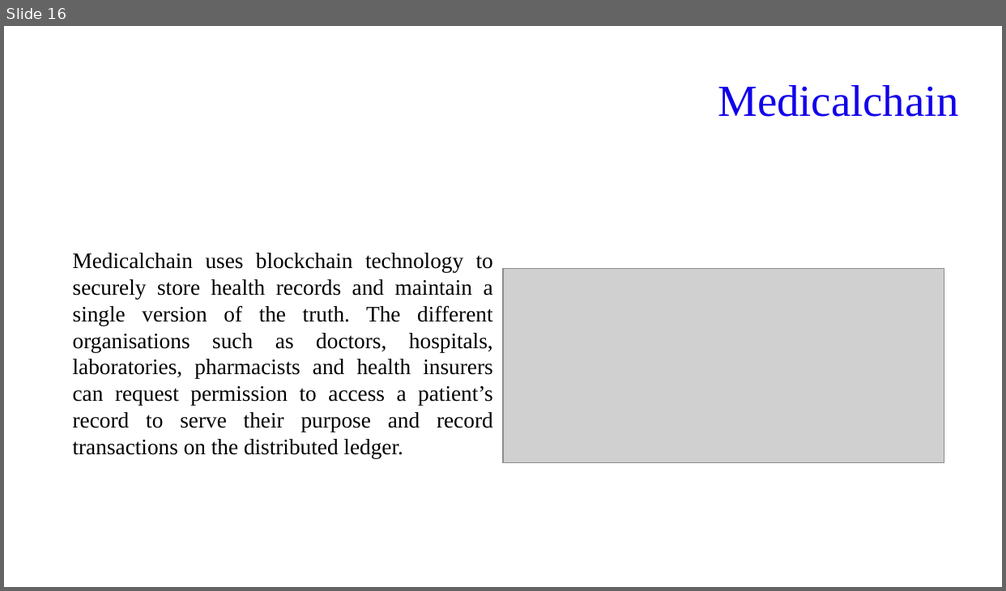
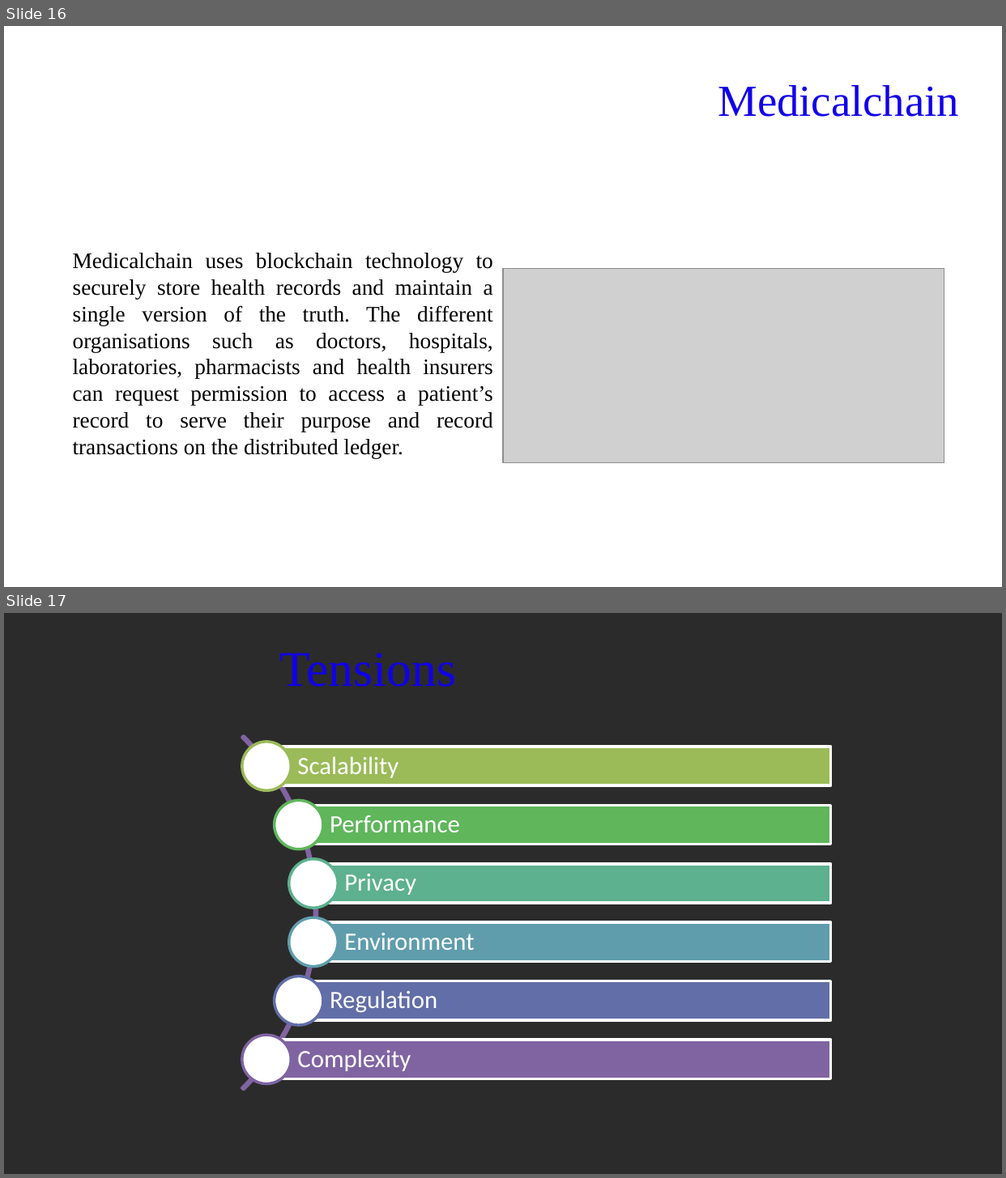
Before and after one commit to FIVIL/KtuPresentation, a slide deck: Blockchain 101.pptx. Shown one above the other, each under a label of ours: slide 16 before the commit, slides 16 and 17 after it. The pictures are 1006x591 and 1006x1178 pixels, drawn with LibreOffice and Linux fonts; fonts in the diff are those of the drawing; grey boxes stand for pictures; background and template pictures are left out; a plain dark background stands for a picture behind light text. Boxes give left, top, right and bottom in pixels: in the first picture for what was removed or moved away, otherwise in the second. Text is boxed around its words. In the diff, an @@ line names an element or a change of style, - is before the commit and + after.

```diff
--- a/Blockchain 101.pptx
+++ b/Blockchain 101.pptx
@@ slide 17 added at (x1=4, y1=613, x2=1002, y2=1174), background picture (left out) @@
@@ title added at (x1=279, y1=653, x2=456, y2=687), 36 pt, text #1100EA @@
+Tensions
@@ group added at (x1=4, y1=663, x2=830, y2=1164): 6 rectangles, 6 texts, 6 ellipses, 1 arch (boxed as its full ring) @@
+Scalability
+Performance
+Privacy
+Environment
+Regulation
+Complexity
```
Also in this commit, not shown: 1 other slide added.
